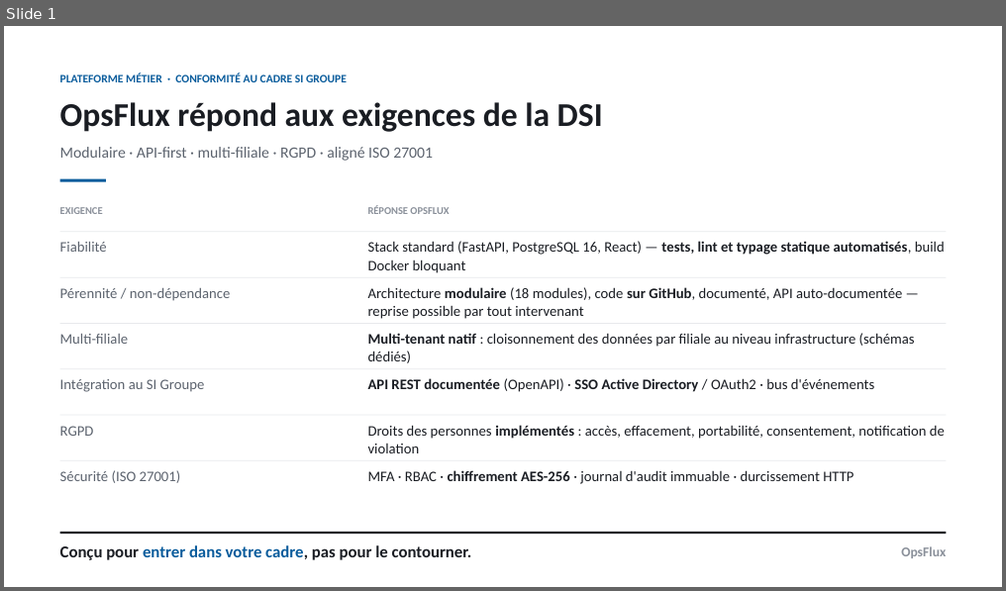
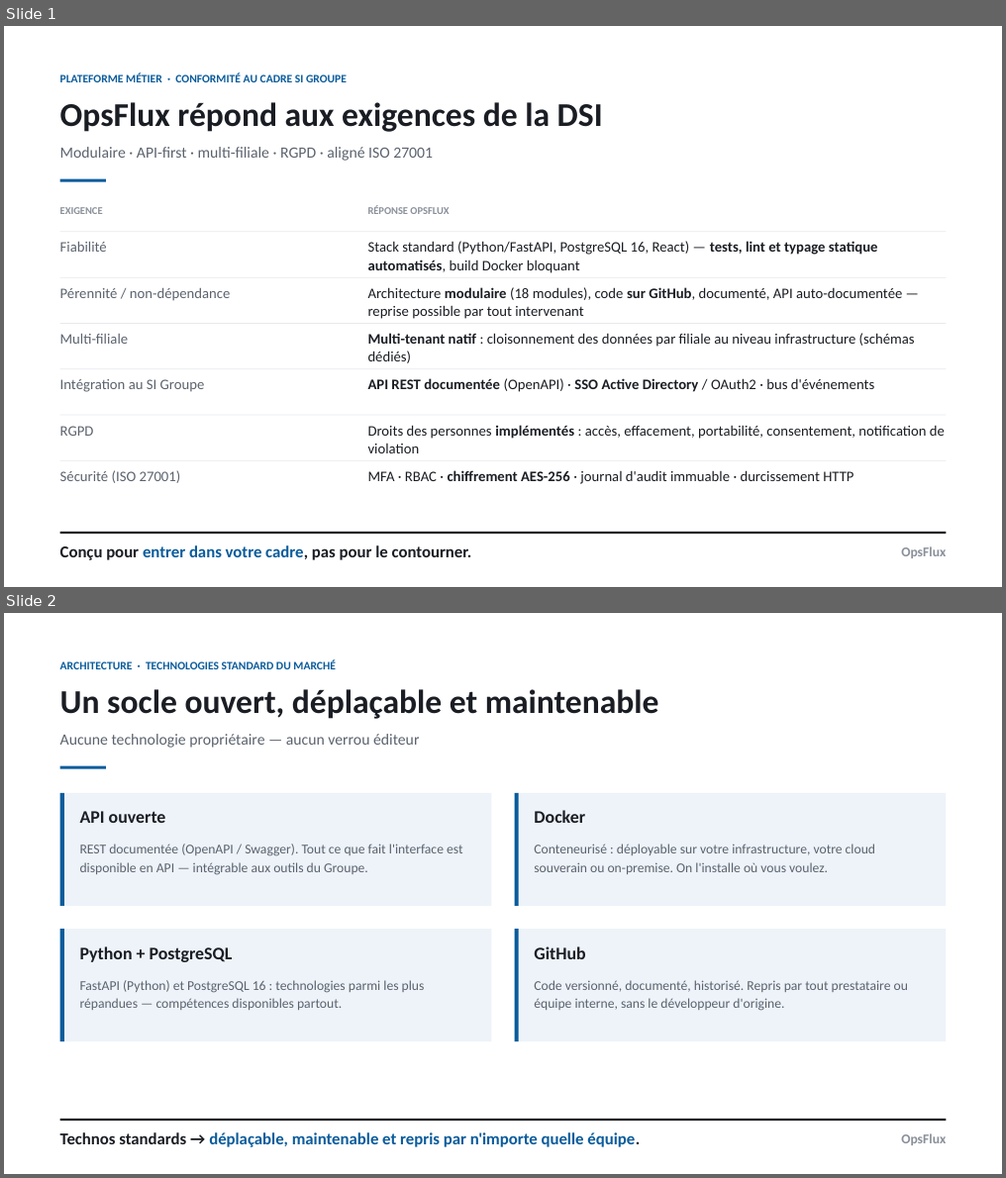
Before and after one commit to hmunyeku/OPSFLUX, a slide deck: docs/demo-dsi-slide.pptx. Shown one above the other, each under a label of ours: slide 1 before the commit, slides 1 and 2 after it. The pictures are 1006x591 and 1006x1178 pixels, drawn with LibreOffice and Linux fonts; fonts in the diff are those of the drawing. Boxes give left, top, right and bottom in pixels: in the first picture for what was removed or moved away, otherwise in the second. Text is boxed around its words. In the diff, an @@ line names an element or a change of style, - is before the commit and + after.

```diff
--- a/docs/demo-dsi-slide.pptx
+++ b/docs/demo-dsi-slide.pptx
@@ slide 2 added at <box>4,613,1002,1174</box>, background #FFFFFF @@
@@ text added at <box>60,661,336,669</box>, 11 pt, text #0A5C9C, bold @@
+ARCHITECTURE · TECHNOLOGIES STANDARD DU MARCHÉ
@@ text added at <box>60,689,659,719</box>, 32 pt, text #1A1D23, bold @@
+Un socle ouvert, déplaçable et maintenable
@@ text added at <box>60,734,419,748</box>, 15 pt, text #5C636E @@
+Aucune technologie propriétaire — aucun verrou éditeur
@@ rectangle added at <box>60,766,106,769</box>, fill #0A5C9C @@
@@ rectangle added at <box>60,793,491,906</box>, fill #EDF3F9 @@
@@ rectangle added at <box>60,793,64,906</box>, fill #0A5C9C @@
@@ text added at <box>80,811,166,823</box>, 17 pt, text #1A1D23, bold @@
+API ouverte
@@ rectangle added at <box>515,793,945,906</box>, fill #EDF3F9 @@
@@ rectangle added at <box>515,793,519,906</box>, fill #0A5C9C @@
@@ text added at <box>534,810,585,823</box>, 17 pt, text #1A1D23, bold @@
+Docker
@@ text added at <box>80,844,463,875</box>, 13 pt, text #5C636E @@
+REST documentée (OpenAPI / Swagger). Tout ce que fait l'interface est disponible en API — intégrable aux outils du Groupe.
@@ text added at <box>534,844,875,874</box>, 13 pt, text #5C636E @@
+Conteneurisé : déployable sur votre infrastructure, votre cloud souverain ou on-premise. On l'installe où vous voulez.
@@ rectangle added at <box>60,929,491,1042</box>, fill #EDF3F9 @@
@@ rectangle added at <box>60,929,64,1042</box>, fill #0A5C9C @@
@@ rectangle added at <box>515,929,945,1042</box>, fill #EDF3F9 @@
@@ rectangle added at <box>515,929,519,1042</box>, fill #0A5C9C @@
@@ text added at <box>80,947,233,962</box>, 17 pt, text #1A1D23, bold @@
+Python + PostgreSQL
@@ text added at <box>534,947,585,959</box>, 17 pt, text #1A1D23, bold @@
+GitHub
@@ text added at <box>80,980,425,1010</box>, 13 pt, text #5C636E @@
+FastAPI (Python) et PostgreSQL 16 : technologies parmi les plus répandues — compétences disponibles partout.
@@ text added at <box>534,980,908,1011</box>, 13 pt, text #5C636E @@
+Code versionné, documenté, historisé. Repris par tout prestataire ou équipe interne, sans le développeur d'origine.
@@ rectangle added at <box>60,1119,945,1121</box>, fill #1A1D23 @@
@@ text added at <box>60,1133,640,1148</box>, 16 pt, text #0A5C9C, bold @@
+Technos standards → déplaçable, maintenable et repris par n'importe quelle équipe.
@@ text added at <box>901,1134,945,1146</box>, 13 pt, text #8A909A, bold @@
+OpsFlux
@@ slide 1 changed as well @@
@@ text at <box>368,241,878,274</box>: text changed @@
-Stack standard (FastAPI, PostgreSQL 16, React) — tests, lint et typage statique automatisés, build Docker bloquant
+Stack standard (Python/FastAPI, PostgreSQL 16, React) — tests, lint et typage statique automatisés, build Docker bloquant
```
Also in this commit, not shown: 5 other files.
